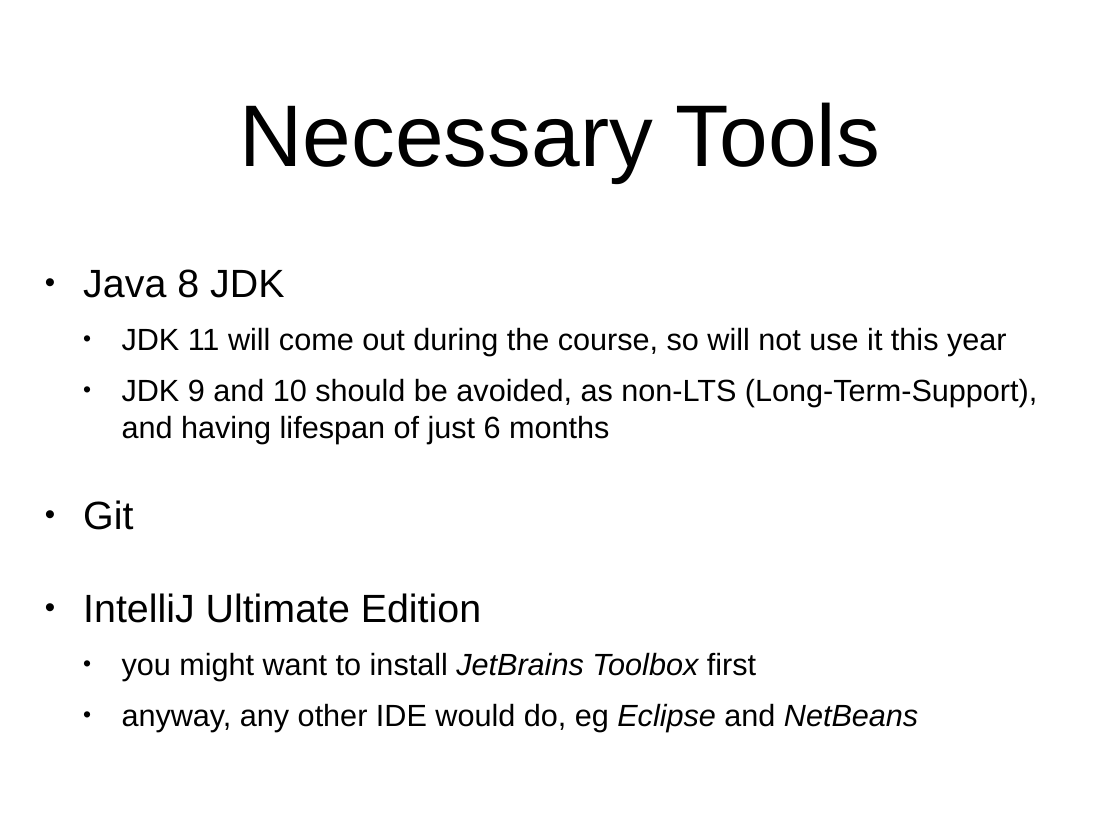
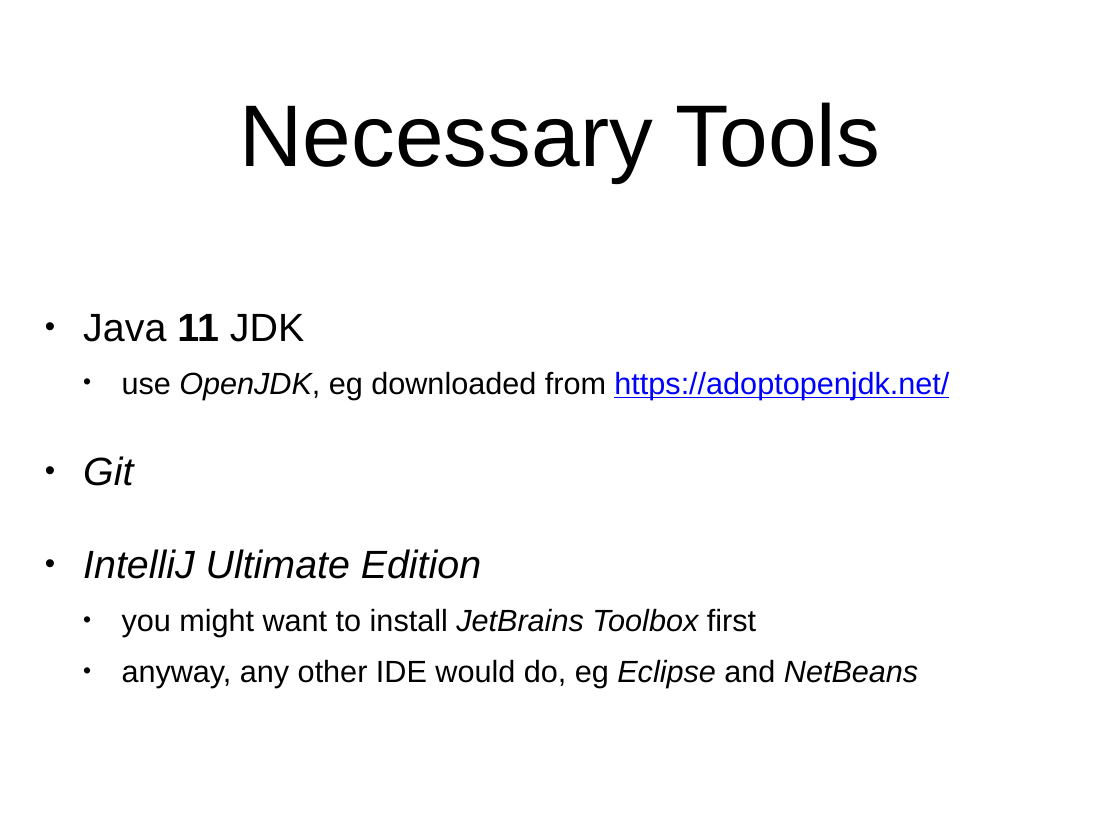
Before and after one commit to arcuri82/algorithms, a slide deck: slide 18 of docs/slides/01/01_intro.pptx. Drawn at 1120x840 pixels with LibreOffice and Linux fonts; fonts in the diff are those of the drawing. Boxes give left, top, right and bottom in pixels: in the first picture for what was removed or moved away, otherwise in the second. Text is boxed around its words. In the diff, an @@ line names an element or a change of style, - is before the commit and + after.

Commit message:
moving to Java 11

```diff
--- a/docs/slides/01/01_intro.pptx
+++ b/docs/slides/01/01_intro.pptx
@@ text at [83, 314, 949, 400]: text changed @@
-• Java 8 JDK
-  • JDK 11 will come out during the course, so will not use it this year
-  • JDK 9 and 10 should be avoided, as non-LTS (Long-Term-Support), and having lifespan of just 6 months
+• Java 11 JDK
+  • use OpenJDK, eg downloaded from https://adoptopenjdk.net/
@@ text at [83, 456, 481, 579]: italic on in "Git", "IntelliJ Ultimate Edition" @@
```
Also in this commit, not shown: 5 other files.
